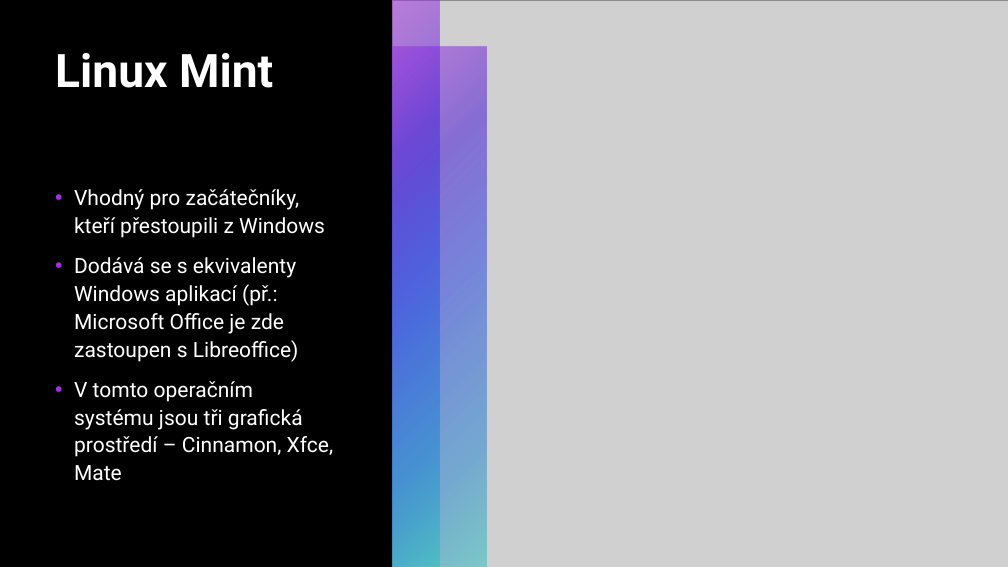
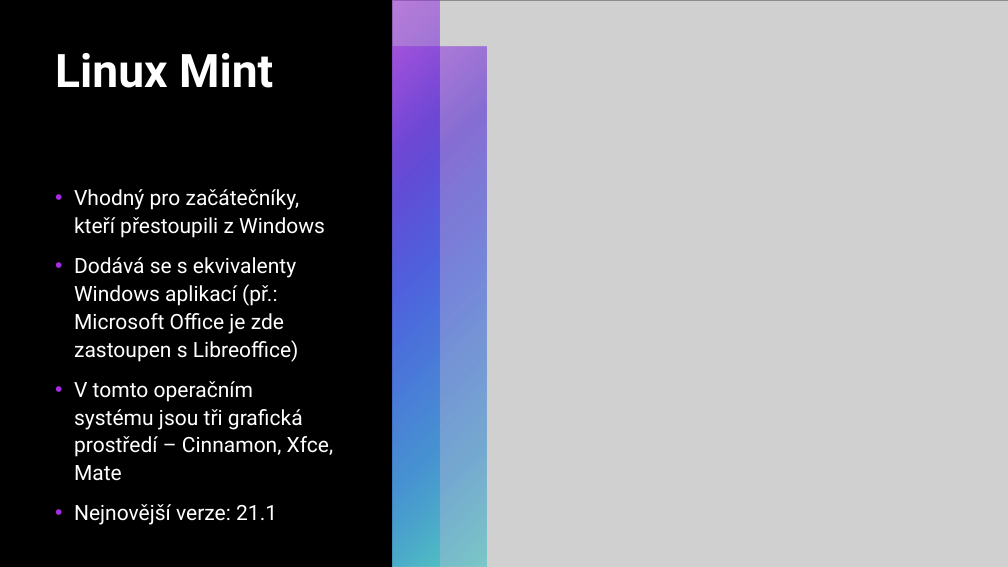
Before and after one commit to RadRoz12/Linux, a slide deck: slide 19 of Linux.pptx. Drawn at 1008x567 pixels with LibreOffice and Linux fonts; fonts in the diff are those of the drawing; grey boxes stand for pictures. Boxes give left, top, right and bottom in pixels: in the first picture for what was removed or moved away, otherwise in the second. Text is boxed around its words. In the diff, an @@ line names an element or a change of style, - is before the commit and + after.

```diff
--- a/Linux.pptx
+++ b/Linux.pptx
@@ text at (74, 504, 277, 525): paragraph added @@
+• Nejnovější verze: 21.1
```
Also in this commit, not shown: 8 other slides changed, 2 slides added, 1 other file.
